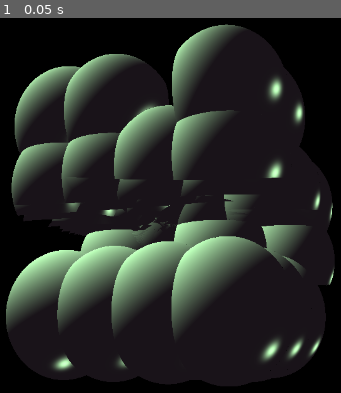
Above: before the commit, frame 1.
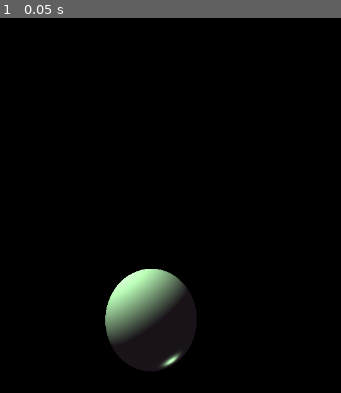
Above: after the commit, the same moment.

Repository: ericrobolson/Septik
Game: Godot game, scene res://Raymarcher.tscn
The game is run twice, just before and just after one commit, with the same random seed, the same clock (stepped at 60 frames per second) and the same inputs.
Inputs:
- Up to frame 1 (0.05 s): no input

The runs differ from the first frame. In frame 1, 73% of the frame differs, in the area x 1-99%, y 1-99%.

Commit message:
Started figuring out psuedocode for voxelizing.

Diff:
--- a/SeptikGodotClient/Raymarcher.tres
+++ b/SeptikGodotClient/Raymarcher.tres
@@ -59,67 +59,101 @@
 }
 
 float sdVoxels(vec3 position){
-	// Note: tex size is 2x voxel_cube_length, meaning that the total voxel size is voxel_cube_length^3
-
-
 	float len = 0.0;
 
 	vec3 voxelOffset = vec3(0.0, 0.0, 0.0);
 	float voxel_size = 0.6;
 
-	//TODO: Convert to use some sort of hashing function, to only grab shit close to the position
-
 	// This is a bad implementation, but is mainly to get a dumb version working
 	int x,y,z = 0;
 
 	float min_dist = 999999999999999999.0;
 
-	float prevMinDist = 0.0;
-	bool prevMinDistSet = false;
-
-	for (int texx = 0; texx < 8; texx++){
-		for (int texy = 0; texy < 8; texy++){
-			vec3 voxelPos = vec3(float(x), float(y), float(z));
-			voxelPos *= voxel_size;
-			voxelPos += voxelOffset;
-
-			if (prevMinDistSet == false){
-				prevMinDistSet = true;
-				prevMinDist = length(position - voxelPos);
-			}
-
-			float currentDist = length(position - voxelPos);
-
-			if (currentDist <= prevMinDist){
-				prevMinDist = currentDist;
-
-				ivec2 texCoords = ivec2(texx, texy);
-
-				vec4 colors = texelFetch(voxel_data, texCoords, 0);
-
-				// alpha represents the voxel's active bit
-				bool voxelActive = 0.0 < colors.a;
-
-				// Only draw if true
-				if (voxelActive == true){
-					float length_voxel = sdSphere(position, voxelPos, voxel_size);
-					//float length_voxel = length(position - voxelPos);
-
-					if (length_voxel < min_dist){
-						min_dist = length_voxel;
+	bool use_dumb_code = false;
+	if (!use_dumb_code){
+		// Pseudocode:
+		// If position.x < min_voxel xpos, use smallest xindex
+		// elIf position.x > max_voxel xpos, use largest xindex
+		// else: map position.x to the xindex
+		// Repeat for y, z
+		// That gets your voxel index
+		// Then, map your voxel index to the tex xy indexes
+		// If active, return the length
+		// Else, calculate next dist?
+
+
+		//TODO: get actual voxel position/indexes closest to the position
+		vec3 voxelPos = vec3(float(x), float(y), float(z));
+		voxelPos *= voxel_size;
+		voxelPos += voxelOffset;
+
+		//TODO: Using the voxel position, calculate the texture x,y coordinates that match the voxel
+		int texx = 0;
+		int texy = 0;
+
+		ivec2 texCoords = ivec2(texx, texy);
+
+		vec4 colors = texelFetch(voxel_data, texCoords, 0);
+
+		// alpha represents the voxel's active bit
+		bool voxelActive = 0.0 < colors.a;
+
+		// Only draw if true
+		if (voxelActive == true){
+			float length_voxel = sdSphere(position, voxelPos, voxel_size);
+			min_dist = length_voxel;
+		}
+	}
+	// OLD CODE - DUMB IMPLEMENTATION
+	else {
+		float prevMinDist = 0.0;
+		bool prevMinDistSet = false;
+
+		for (int texx = 0; texx < 8; texx++){
+			for (int texy = 0; texy < 8; texy++){
+				vec3 voxelPos = vec3(float(x), float(y), float(z));
+				voxelPos *= voxel_size;
+				voxelPos += voxelOffset;
+
+				if (prevMinDistSet == false){
+					prevMinDistSet = true;
+					prevMinDist = length(position - voxelPos);
+				}
+
+				float currentDist = length(position - voxelPos);
+
+				if (currentDist <= prevMinDist){
+					prevMinDist = currentDist;
+
+					ivec2 texCoords = ivec2(texx, texy);
+
+					vec4 colors = texelFetch(voxel_data, texCoords, 0);
+
+					// alpha represents the voxel's active bit
+					bool voxelActive = 0.0 < colors.a;
+
+					// Only draw if true
+					if (voxelActive == true){
+						//float length_voxel = sdSphere(position, voxelPos, voxel_size);
+						float length_voxel = length(position - voxelPos) - voxel_size;
+
+						if (length_voxel < min_dist){
+							min_dist = length_voxel;
+
+						}
 					}
 				}
-			}
-
-			// Increase x,y,z
-			x += 1;
-			if (voxel_cube_length <= x){
-				x = 0;
-				y += 1;
-
-				if (voxel_cube_length <= y){
-					y = 0;
-					z += 1;
+
+				// Increase x,y,z
+				x += 1;
+				if (voxel_cube_length <= x){
+					x = 0;
+					y += 1;
+
+					if (voxel_cube_length <= y){
+						y = 0;
+						z += 1;
+					}
 				}
 			}
 		}
@@ -233,8 +267,6 @@
 void fragment(){
 	vec2 resolution = 1.0 / SCREEN_PIXEL_SIZE;
 
-	//resolution = VIEWPORT_SIZE;
-
 	vec3 rayDir = getRayDirection(resolution, UV);
 
 	vec3 raymarchColor = raymarch(rayDir);
@@ -253,7 +285,7 @@
 shader_param/up = Vector3( 0, 1, 0 )
 shader_param/MAX_STEPS = 450
 shader_param/MAX_DISTANCE = 40.0
-shader_param/MINIMUM_HIT_DISTANCE = 1e-05
+shader_param/MINIMUM_HIT_DISTANCE = 0.001
 shader_param/DERIVATIVE_STEP = 0.0001
 shader_param/globalAmbient = 0.1
 shader_param/globalDiffuse = 1.0
